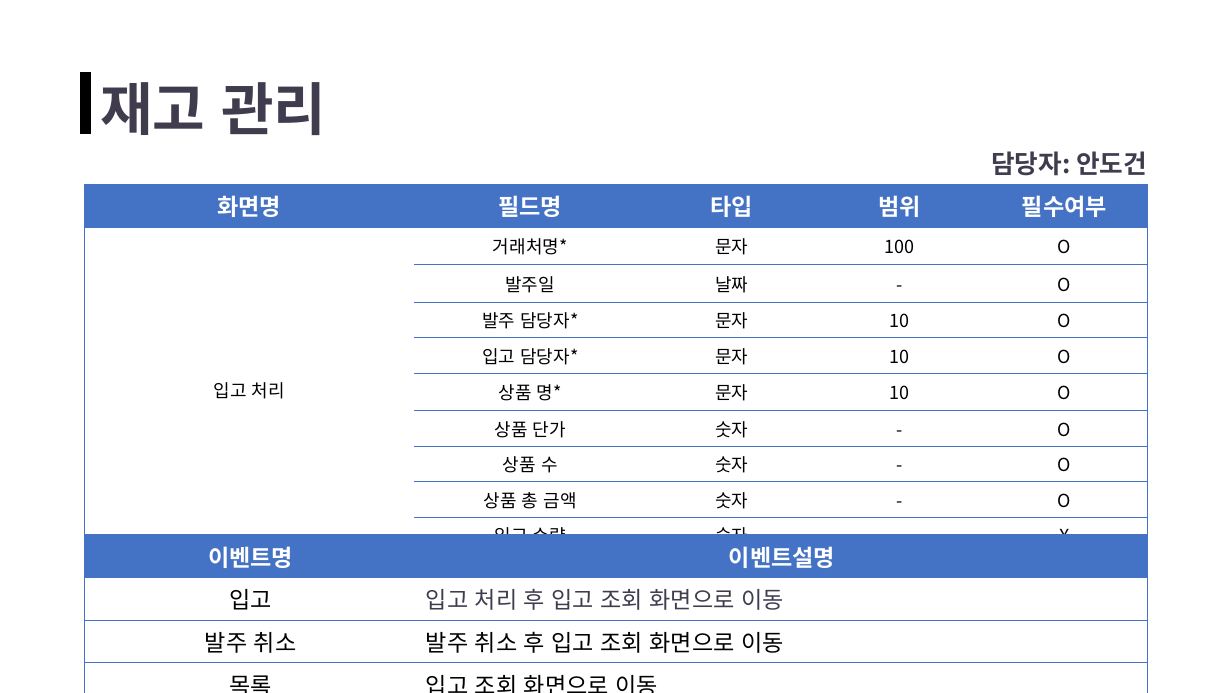
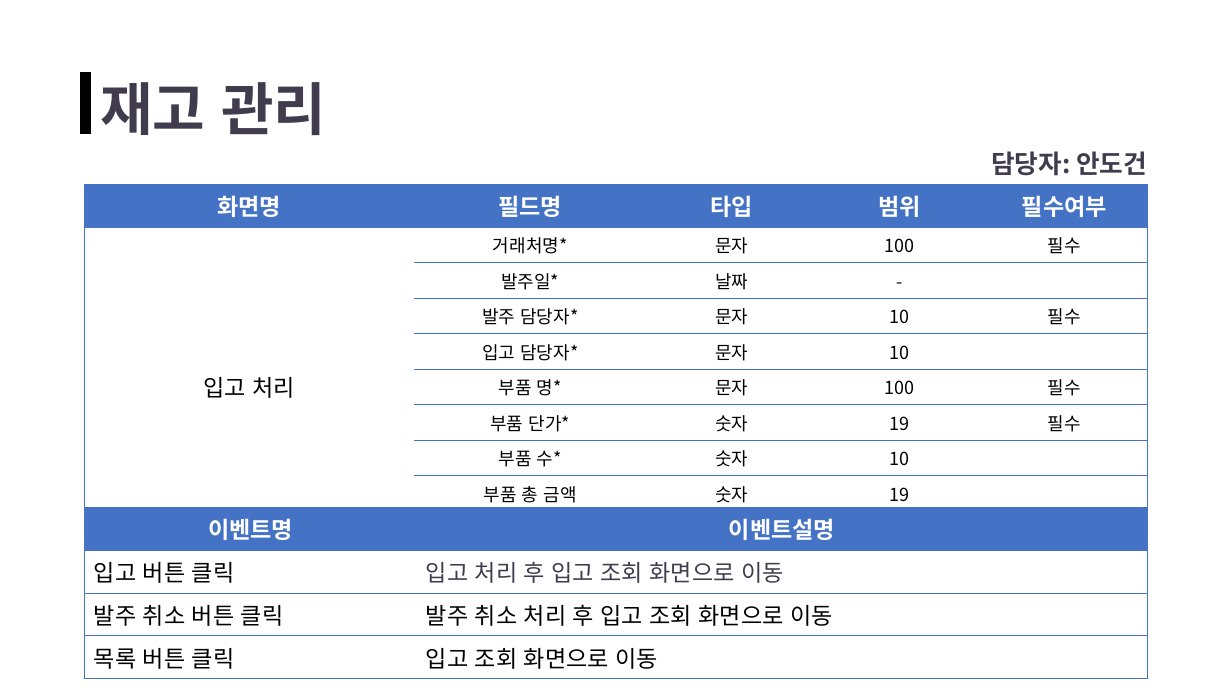
Before and after one commit to ppodong-bro/Team_OB, a slide deck: slide 2 of 분석자료/화면설계서(초안)_재고 관리.pptx. Drawn at 1232x693 pixels with LibreOffice and Linux fonts; fonts in the diff are those of the drawing. Boxes give left, top, right and bottom in pixels: in the first picture for what was removed or moved away, otherwise in the second. Text is boxed around its words. In the diff, an @@ line names an element or a change of style, - is before the commit and + after.

Commit message:
화면설계서_재고 관리 초안 Update
화면설계서_재고 관리 초안 Update

```diff
--- a/분석자료/화면설계서(초안)_재고 관리.pptx
+++ b/분석자료/화면설계서(초안)_재고 관리.pptx
@@ table at <box>85,185,1147,544</box> @@
-row 2, column 5: O
+row 2, column 5: 필수
-row 3, column 2: 발주일
+row 3, column 2: 발주일*
-row 3, column 5: O
+row 3, column 5: 
-row 4, column 5: O
+row 4, column 5: 필수
-row 5, column 5: O
+row 5, column 5: 
-row 6:  | 상품 명* | 문자 | 10 | O
+row 6:  | 부품 명* | 문자 | 100 | 필수
-row 7:  | 상품 단가 | 숫자 | - | O
+row 7:  | 부품 단가* | 숫자 | 19 | 필수
-row 8:  | 상품 수 | 숫자 | - | O
+row 8:  | 부품 수* | 숫자 | 10 | 
-row 9:  | 상품 총 금액 | 숫자 | - | O
+row 9:  | 부품 총 금액 | 숫자 | 19 | 
-row 10, column 4: -
+row 10, column 4: 10
-row 10, column 5: X
+row 10, column 5: 필수
@@ size 14 to 18 pt in "입고 처리" @@
@@ table at <box>85,507,1148,673</box> @@
-row 2, column 1: 입고
+row 2, column 1: 입고 버튼 클릭
-row 3, column 1: 발주 취소
+row 3, column 1: 발주 취소 버튼 클릭
-row 3, column 2: 발주 취소 후 입고 조회 화면으로 이동
+row 3, column 2: 발주 취소 처리 후 입고 조회 화면으로 이동
-row 4, column 1: 목록
+row 4, column 1: 목록 버튼 클릭
@@ table: place and size @@
-table at <box>85,535,1148,684</box>
+table at <box>85,507,1148,673</box>
```
Also in this commit, not shown: 9 other slides changed.
